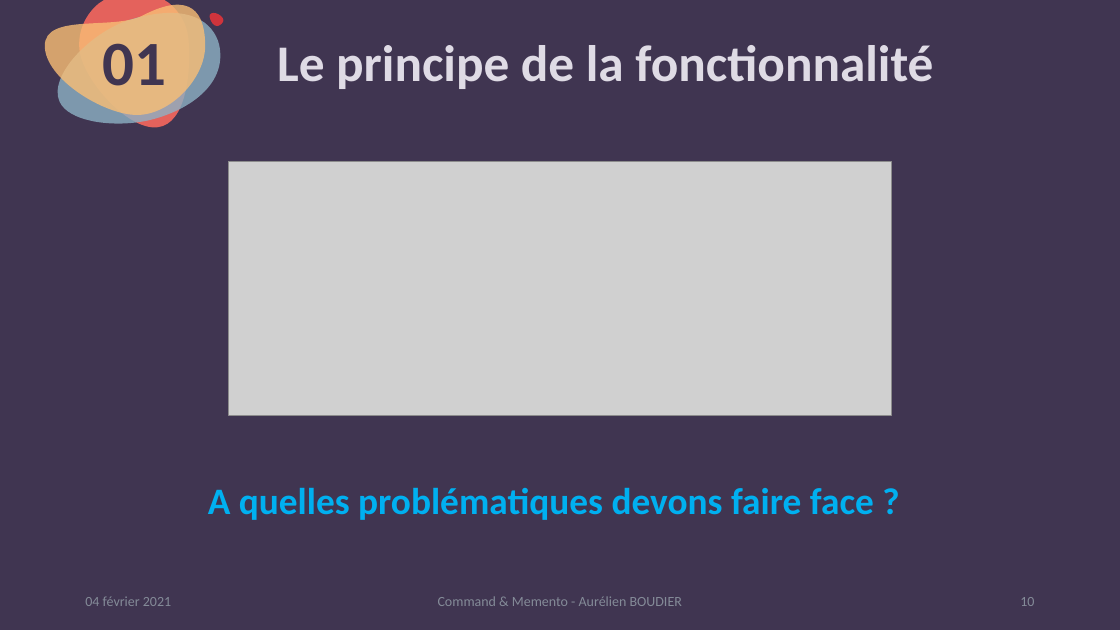
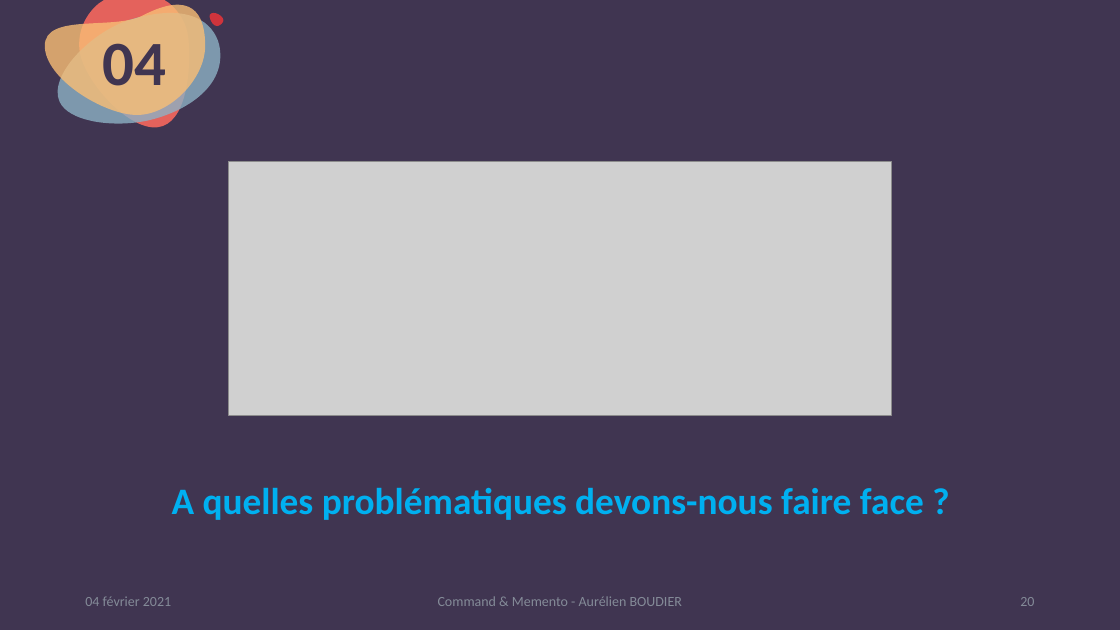
Before and after one commit to kyweez/CDA-14-DESIGN-PATTERN, a slide deck: slide 20 of 01-Powerpoint-presentation/PowerpointPresentation.pptx (slide 10 before the commit). Drawn at 1120x630 pixels with LibreOffice and Linux fonts; fonts in the diff are those of the drawing; grey boxes stand for pictures. Boxes give left, top, right and bottom in pixels: in the first picture for what was removed or moved away, otherwise in the second. Text is boxed around its words. In the diff, an @@ line names an element or a change of style, - is before the commit and + after.

```diff
--- a/01-Powerpoint-presentation/PowerpointPresentation.pptx
+++ b/01-Powerpoint-presentation/PowerpointPresentation.pptx
@@ text at <box>102,43,166,86</box>: text changed @@
-01
+04
@@ title removed at <box>277,45,933,89</box> @@
-Le principe de la fonctionnalité
@@ text at <box>172,488,924,520</box>: text changed @@
-A quelles problématiques devons faire face ?
+A quelles problématiques devons-nous faire face ?
```
Also in this commit, not shown: 10 other slides changed, 7 slides added, 10 slides removed, 6 other files.
